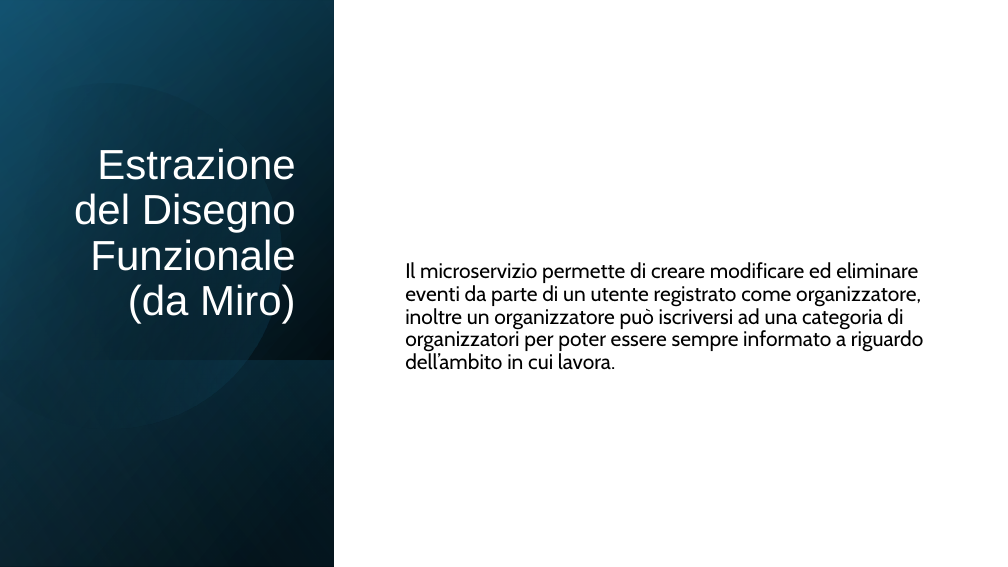
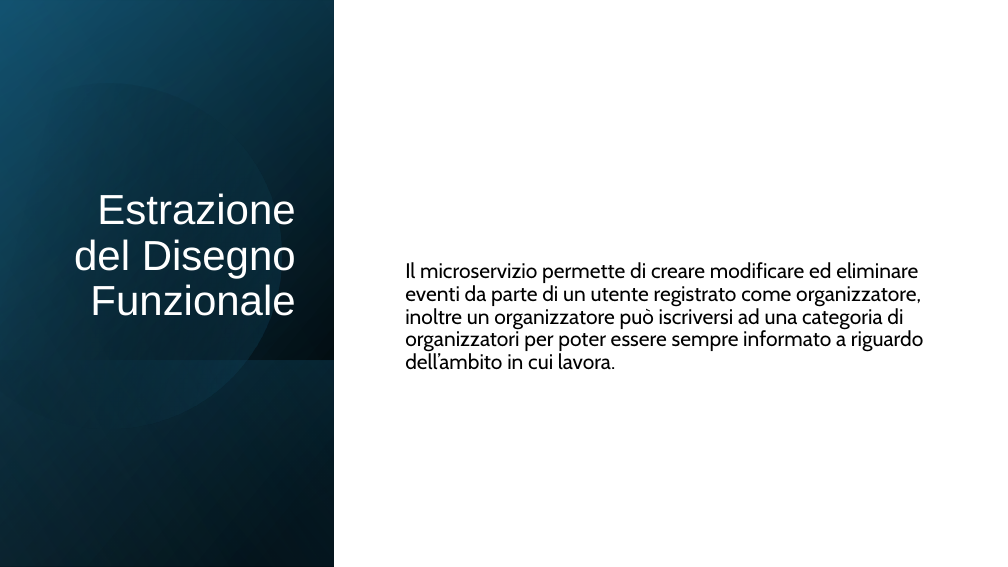
Before and after one commit to flaviom02/IngSW2024BE, a slide deck: slide 4 of relazione_esame/Relazione Ingegneria del Software.pptx. Drawn at 1008x567 pixels with LibreOffice and Linux fonts; fonts in the diff are those of the drawing. Boxes give left, top, right and bottom in pixels: in the first picture for what was removed or moved away, otherwise in the second. Text is boxed around its words. In the diff, an @@ line names an element or a change of style, - is before the commit and + after.

```diff
--- a/relazione_esame/Relazione Ingegneria del Software.pptx
+++ b/relazione_esame/Relazione Ingegneria del Software.pptx
@@ title at (74,193,296,316): text changed @@
-Estrazione del Disegno Funzionale (da Miro)
+Estrazione del Disegno Funzionale
```
Also in this commit, not shown: 2 other slides changed, 1 other file.
